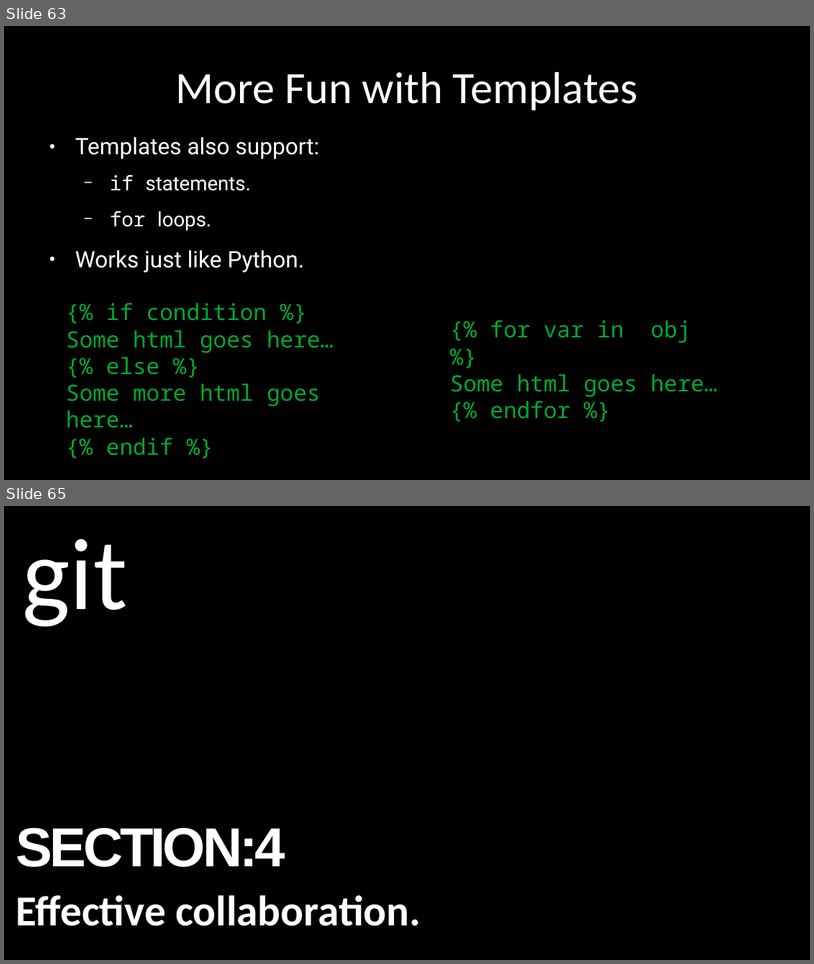
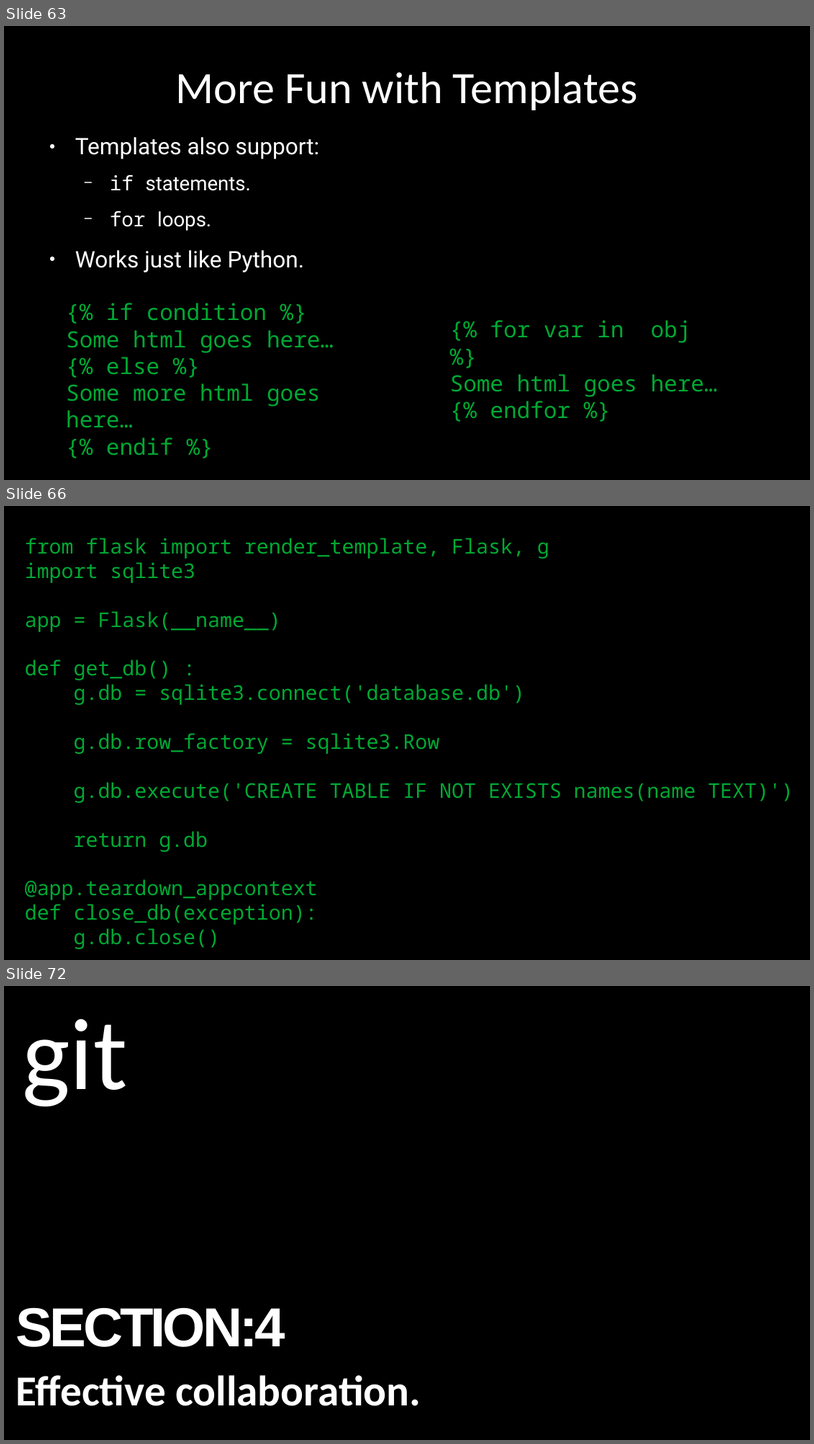
Before and after one commit to alexacallmebaka/htmlflasksql, a slide deck: slides/deck.odp. Shown one above the other, each under a label of ours: slides 63 and 65 before the commit, slides 63, 66 and 72 after it; the slides between them are not shown. The pictures are 814x964 and 814x1444 pixels, drawn with LibreOffice and Linux fonts; fonts in the diff are those of the drawing. Boxes give left, top, right and bottom in pixels: in the first picture for what was removed or moved away, otherwise in the second. Text is boxed around its words. In the diff, an @@ line names an element or a change of style, - is before the commit and + after.

```diff
--- a/slides/deck.odp
+++ b/slides/deck.odp
@@ slide 66 added at [4,506,810,960], background #000000 @@
@@ text added at [25,538,794,949], 20 pt, text #00A933 @@
+from flask import render_template, Flask, g
+import sqlite3
+app = Flask(__name__)
+def get_db() :
+g.db = sqlite3.connect('database.db')
+g.db.row_factory = sqlite3.Row
+g.db.execute('CREATE TABLE IF NOT EXISTS names(name TEXT)')
+return g.db
+@app.teardown_appcontext
+def close_db(exception):
+g.db.close()
@@ what was slide 65 is now slide 72 @@
```
Also in this commit, not shown: 4 slides changed, 18 other slides added, 3 slides removed, 1 other file.
